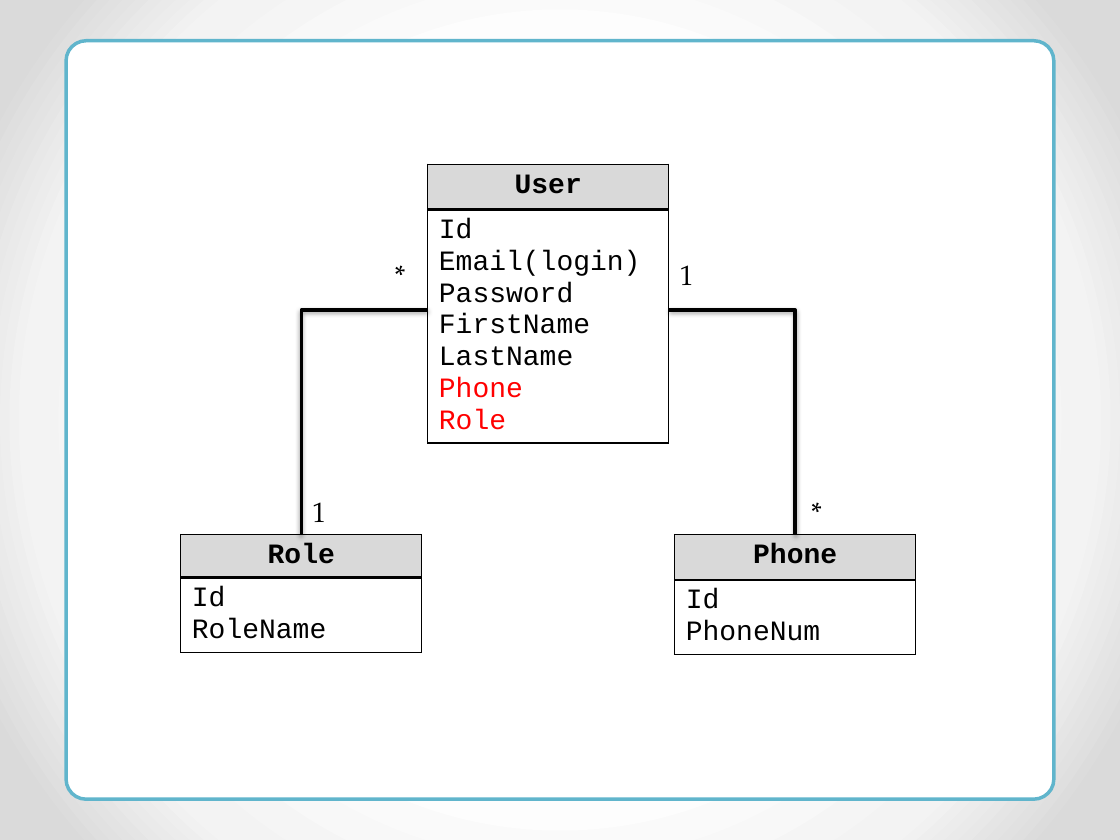
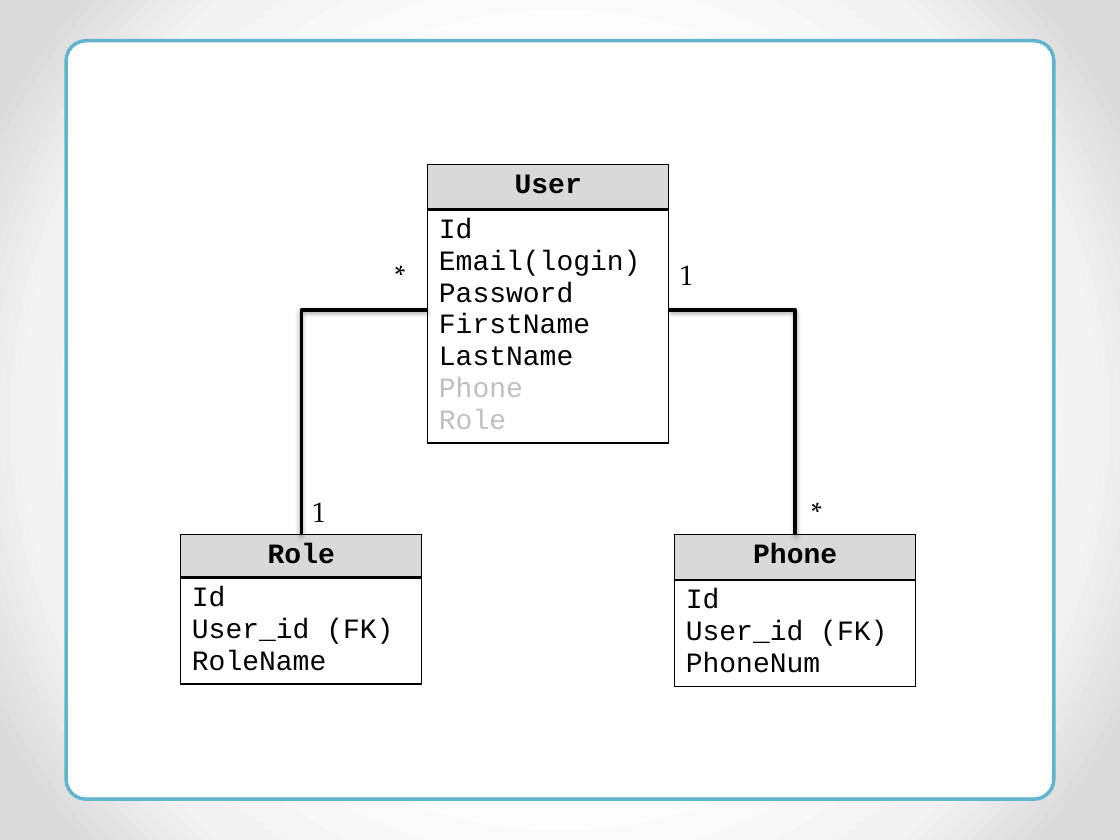
Before and after one commit to RedEyesDevelopment/NetCrackerProject, a slide deck: slide 15 of pres/reacteav/reacteav.pptx (slide 13 before the commit). Drawn at 1120x840 pixels with LibreOffice and Linux fonts; fonts in the diff are those of the drawing. Boxes give left, top, right and bottom in pixels: in the first picture for what was removed or moved away, otherwise in the second. Text is boxed around its words. In the diff, an @@ line names an element or a change of style, - is before the commit and + after.

```diff
--- a/pres/reacteav/reacteav.pptx
+++ b/pres/reacteav/reacteav.pptx
@@ table at (428,165,669,457) @@
@@ text colour #FF0000 to #BFBFBF in "Phone", "Role" @@
@@ table at (180,534,421,691) @@
-row 2, column 1: Id / RoleName
+row 2, column 1: Id / User_id (FK) / RoleName
@@ table at (674,534,915,692) @@
-row 2, column 1: Id / PhoneNum
+row 2, column 1: Id / User_id (FK) / PhoneNum
```
Also in this commit, not shown: 7 other slides changed, 4 slides added.
